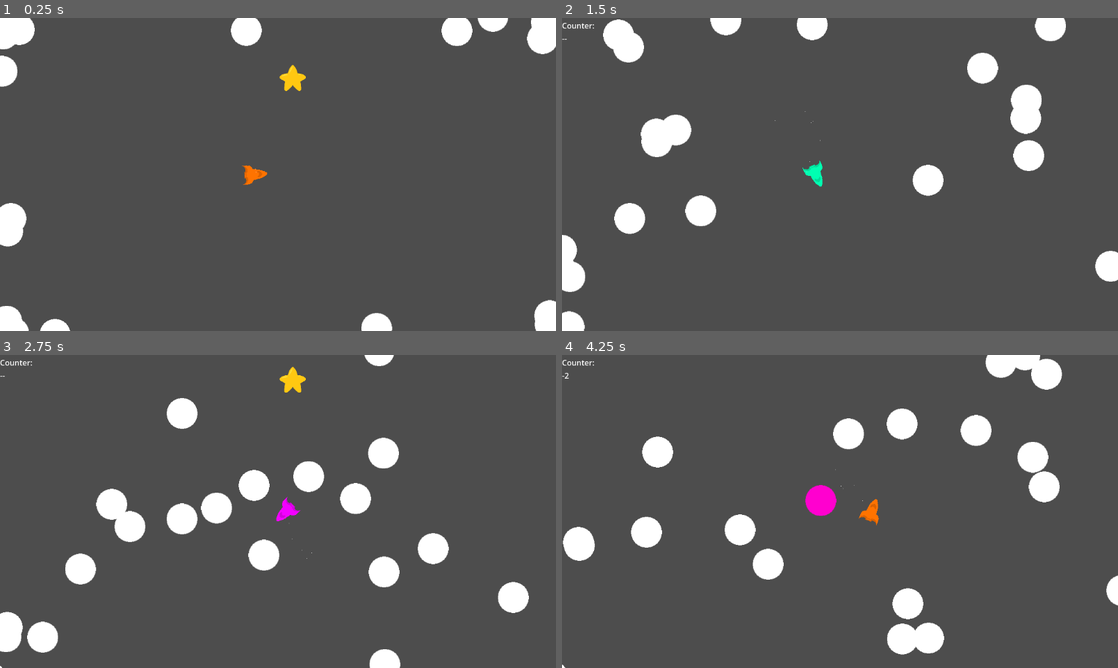
Above: before the commit, frames 1-4 (two rows, left to right).
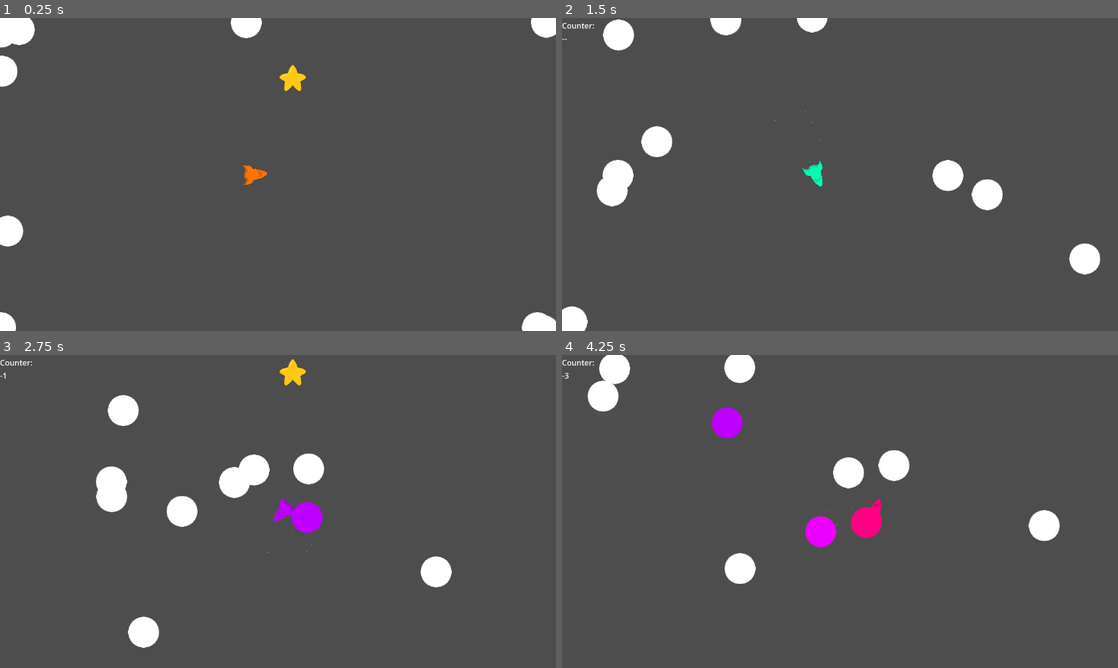
Above: after the commit, the same moments.

Repository: Setry/gj-solo
Game: Godot game, scene res://Scenes/MainTest.tscn
Same seed, same stepped clock (60 frames per second), same inputs: the game is played once before the commit and once after it.
Inputs:
- Up to frame 1 (0.25 s): no input
- Up to frame 2 (1.5 s): hold Space (press) 0.53-1.28 s; tap Space (press) at 1.35 s
- Up to frame 3 (2.75 s): hold Space (press) from 2.03 s (still down)
- Up to frame 4 (4.25 s): release Space (press) at 2.78 s; tap Space (press) at 2.85 s; hold Space (press) from 3.53 s (still down)

The runs differ from the first frame. In frame 1, 2.2% of the frame differs, in the area x 0-100%, y 0-100%; in frame 2, 7.1%; in frame 3, 9.8%; in frame 4, 12%.

Commit message:
Add star spawning

Diff:
--- a/scripts/Main.gd
+++ b/scripts/Main.gd
@@ -12,9 +12,7 @@
 
 	starScene = load("res://assets/Star.tscn")
 	for i in 10:
-		_spawn()
-
-	print($Camera2D/Control/MarginContainer/VBoxContainer/Counter.text)
+		_spawn_star()
 
 func _process(delta: float) -> void:
 	var counter = 0
@@ -42,11 +40,16 @@
 	add_child(newBody)
 
 func _spawn_star():
-	pass
+	var cam = get_tree().root.get_node("Node2D/Camera2D") as Camera2D
+	var vp = get_viewport_rect().size
+	var newStar = starScene.instantiate()
+	var spawnX = cam.position.x + vp.x * randf()
+	var spawnY = cam.position.y - border_radius - vp.y * randf()
+	newStar.position = Vector2(spawnX, spawnY)
+	add_child(newStar)
 
 func star_collected():
-	print("YAY")
-	score += 1
+	score += 10
 	_update_score()
 
 func meteor_collided():
@@ -54,5 +57,5 @@
 	_update_score()
 
 func _update_score():
-	print(score)
-	$Camera2D/Control/MarginContainer/VBoxContainer/Counter.text = str(score)
+	var counter = self.find_child("Counter", true, false)
+	counter.text = str(score)
--- a/scripts/Star.gd
+++ b/scripts/Star.gd
@@ -9,6 +9,15 @@
 	var main = get_tree().root.get_node("Node2D");
 	main.star_collected()
 	queue_free()
+	main._spawn_star()
 
 func _get_color():
 	return $Sprite2D.modulate
+
+func _physics_process(delta: float) -> void:
+	var cam = get_tree().root.get_node("Node2D/Camera2D") as Camera2D
+	var main = get_tree().root.get_node("Node2D");
+	var vp = get_viewport_rect().size
+	if abs(position.y - (cam.position.y + vp.x / 2)) > vp.x / 2 * 3:
+		queue_free()
+		main._spawn_star()
